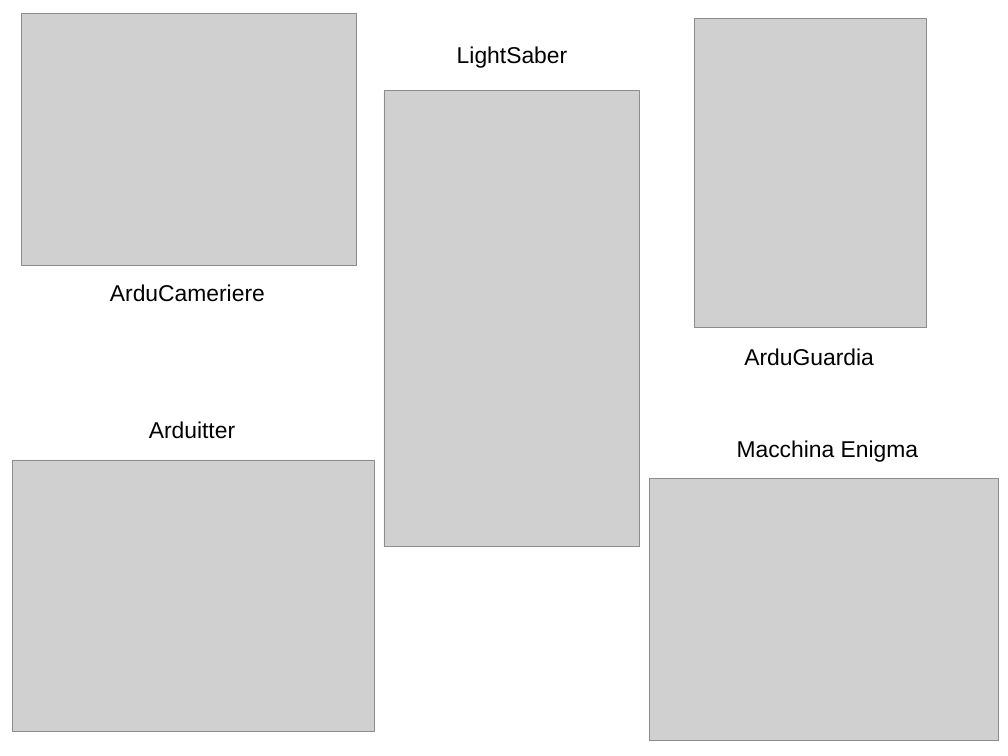
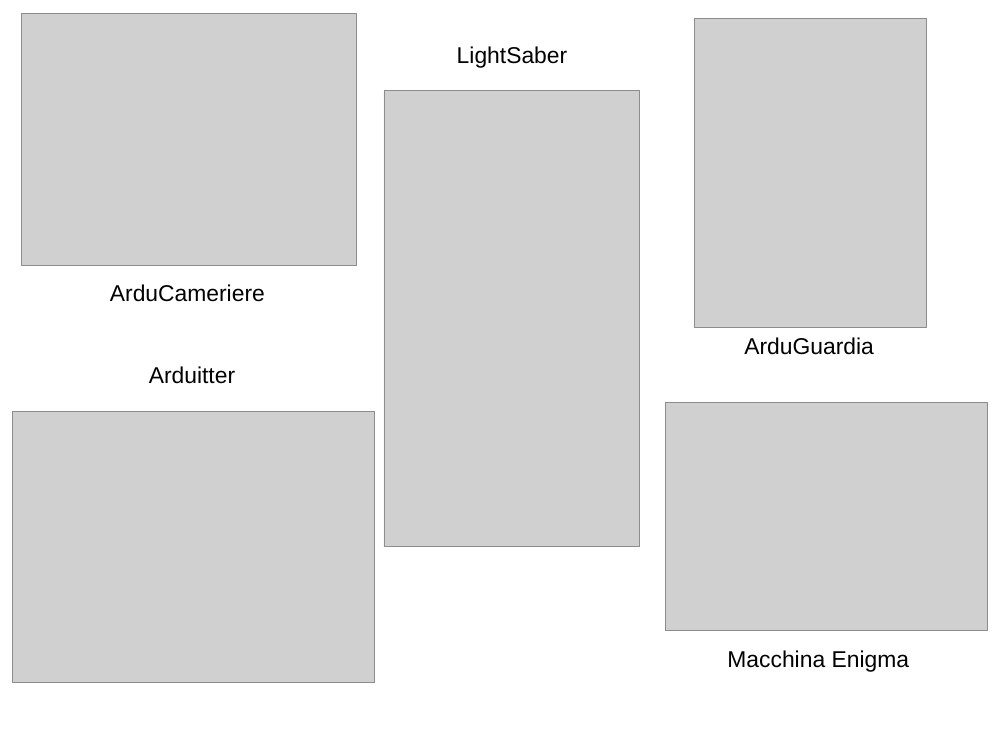
Before and after one commit to atrent/ArduAfternoon, a slide deck: slide 8 of GenuinoDay/PresentazioneArduinoAfteroon.odp. Drawn at 1008x756 pixels with LibreOffice and Linux fonts; fonts in the diff are those of the drawing; grey boxes stand for pictures; background and template pictures are left out. Boxes give left, top, right and bottom in pixels: in the first picture for what was removed or moved away, otherwise in the second. Text is boxed around its words. In the diff, an @@ line names an element or a change of style, - is before the commit and + after.

Commit message:
modifica foto

```diff
--- a/GenuinoDay/PresentazioneArduinoAfteroon.odp
+++ b/GenuinoDay/PresentazioneArduinoAfteroon.odp
@@ text "ArduGuardia": place and size @@
-text "ArduGuardia" at <box>744,348,874,366</box>
+text "ArduGuardia" at <box>744,337,874,355</box>
@@ text "Arduitter": place and size @@
-text "Arduitter" at <box>149,421,235,439</box>
+text "Arduitter" at <box>149,366,235,384</box>
@@ picture: place and size @@
-picture at <box>13,460,375,732</box>
+picture at <box>13,412,375,683</box>
@@ picture: place and size @@
-picture at <box>649,478,1000,741</box>
+picture at <box>665,402,988,631</box>
@@ text "Macchina Enigma": place and size @@
-text "Macchina Enigma" at <box>737,440,918,462</box>
+text "Macchina Enigma" at <box>727,650,909,672</box>
```
